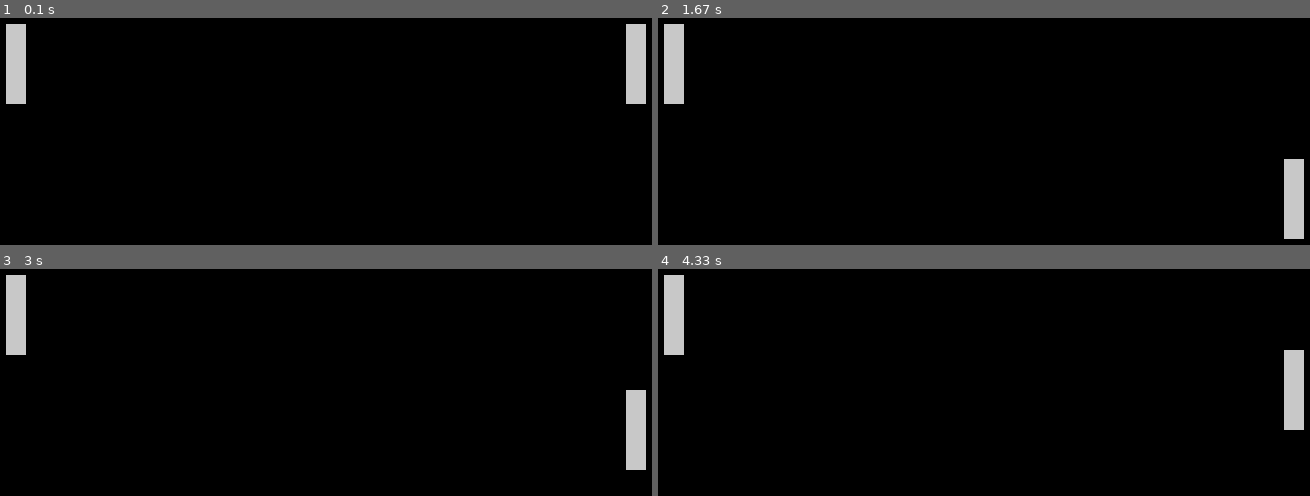
Above: before the commit, frames 1-4 (two rows, left to right).
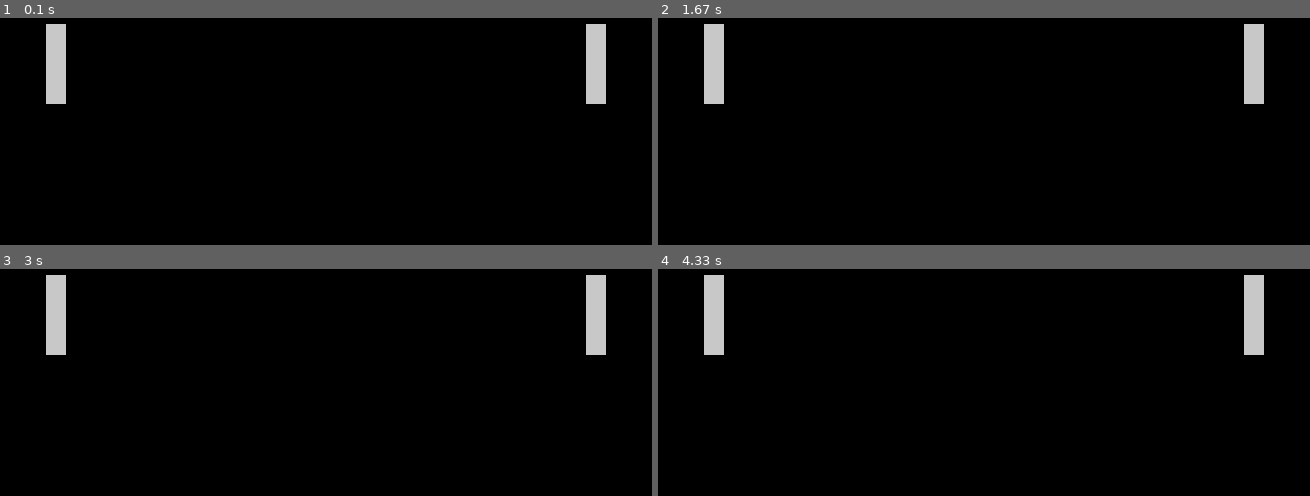
Above: after the commit, the same moments.

Repository: hugo-b-r/Pygame-Pong
Game: pygame game, started from main.py
Same seed, same stepped clock (60 frames per second), same inputs: the game is played once before the commit and once after it.
Inputs:
- Up to frame 1 (0.1 s): no input
- Up to frame 2 (1.67 s): hold Down 0.33-0.8 s; hold Up 0.83-1.2 s; hold Down 1.23-1.6 s; hold Up from 1.63 s (still down)
- Up to frame 3 (3 s): release Up at 1.93 s; hold Down 1.97-2.27 s; hold Up 2.3-2.67 s; hold Down from 2.7 s (still down)
- Up to frame 4 (4.33 s): release Down at 3.07 s; hold Up 3.1-3.4 s; hold Down 3.43-3.73 s; hold Up 3.77-4.13 s; hold Down from 4.17 s (still down)

The runs differ from the first frame. In frame 1, 4.3% of the frame differs, in the area x 0-100%, y 2-38%; in frame 2, 4.3%; in frame 3, 4.3%; in frame 4, 4.3%.

Commit message:
trying to add the support of the key for both players

Diff:
--- a/main.py
+++ b/main.py
@@ -3,7 +3,7 @@
 import const
 import time
 
-from pygame.constants import K_DOWN, K_UP
+from pygame.constants import K_DOWN, K_UP, K_z, K_s
 
 
 #------------------------------------------------------------------------------------------------------
@@ -21,6 +21,7 @@
 DISPLAY.fill(const.BLACK)
 pygame.display.flip()
 
+keys = pygame.key.get_pressed()
 
 
 #------------------------------------------------------------------------------------------------------
@@ -28,9 +29,11 @@
 
 #player class
 class Player:
-    def __init__(self, x, y):
+    def __init__(self, x, y, key_to_go_up, key_to_go_down):
         self.x = x
         self.y = y
+        self.key_to_go_up = key_to_go_up
+        self.key_to_go_down = key_to_go_down
         self.speed = 0
         self.height = const.bat_height
         self.width = const.bat_height
@@ -47,30 +50,34 @@
     #how the player move
     def move(self):
         print(self.y)
-        if self.speed < 0:
-            if (self.y != 0):
+        if (self.speed < 0 and self.y != 0) or (self.speed > 0 and self.y != 400):
 
-                self.show(const.BLACK)
-
-                self.y += self.speed
-
-                self.show(const.WHITE)
-        else:
             self.show(const.BLACK)
 
             self.y += self.speed
 
             self.show(const.WHITE)
 
+    def getting_speed_from_keys(self):
+            if keys[self.key_to_go_up] == 1:
+                self.speed = -4
+
+            elif keys[self.key_to_go_down] == 1:
+                self.speed = 4
+
+            else:
+                self.speed = 0
+
+
 #------------------------------------------------------------------------------------------------------
 
 
 #init players
 #player 1
-Player_1 = Player(40, 200)
+Player_1 = Player(80, 200, K_z, K_s)
 
 #player 2
-Player_2 = Player(660, 200)
+Player_2 = Player(620, 200, K_UP, K_DOWN)
 
 
 def show_players():
@@ -100,14 +107,9 @@
         #test for events
         keys = pygame.key.get_pressed()
 
-        if keys[K_UP] == 1:
-                Player_2.speed = -5
+        Player_2.getting_speed_from_keys()
 
-        elif keys[K_DOWN] == 1:
-                Player_2.speed = 5
-
-        else:
-            Player_2.speed = 0
+        Player_1.getting_speed_from_keys()
 
         for event in pygame.event.get():
             if event.type == pygame.QUIT:
